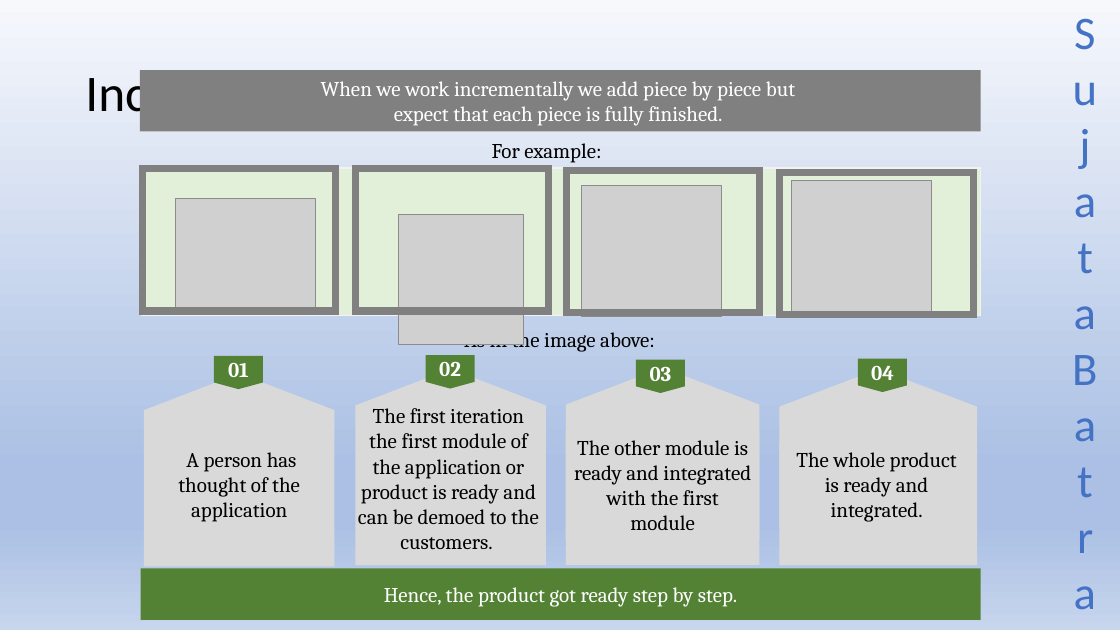
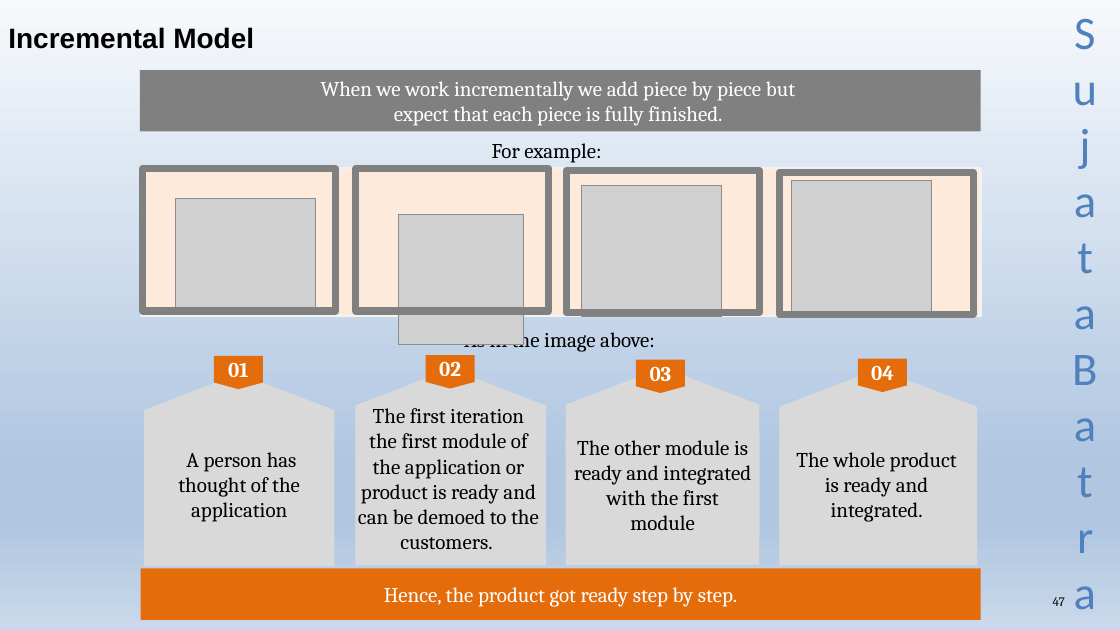
Before and after one commit to Sujatabatra/SapientNov2021QABatch, a slide deck: slide 47 of QA/QA Study Material.pptx. Drawn at 1120x630 pixels with LibreOffice and Linux fonts; fonts in the diff are those of the drawing; grey boxes stand for pictures. Boxes give left, top, right and bottom in pixels: in the first picture for what was removed or moved away, otherwise in the second. Text is boxed around its words. In the diff, an @@ line names an element or a change of style, - is before the commit and + after.

```diff
--- a/QA/QA Study Material.pptx
+++ b/QA/QA Study Material.pptx
@@ background gradient #F6F8FC to #ABC0E4 to #C7D5ED to gradient #F6F9FC to #B0C6E1 to #CAD9EB @@
@@ title "Incremental Model": place and size @@
-title "Incremental Model" at [85, 68, 482, 123]
+title "Incremental Model" at [8, 27, 254, 49]
@@ title "Incremental Model" at [8, 27, 254, 49]: size 44 to 24 pt, font Calibri to Arial, bold on; line spacing 0.9 to 1 @@
@@ text "Sujata Batra" at [1062, 0, 1109, 629]: text colour #4472C4 to #4F81BD @@
@@ rectangle at [141, 168, 981, 316]: fill #E2F0D9 to #FDEADA; outline #F2F2F2 1 pt to #F2F2F2 2 pt @@
@@ fill #548235 to #E46C0A in 5 elements at [140, 569, 981, 620], [214, 356, 263, 390], [426, 355, 475, 389], [636, 360, 685, 393], [858, 359, 907, 392] @@
@@ page number added at [1053, 597, 1065, 606], 11 pt, text #000000 @@
+47
```
Also in this commit, not shown: 102 other slides changed, 20 slides added.
